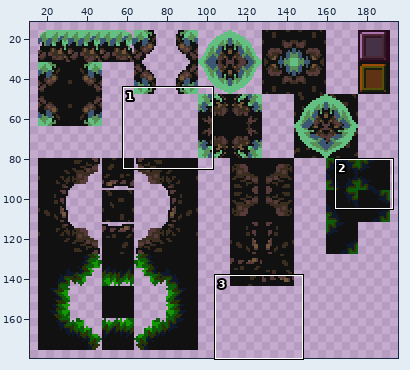
One commit to this sprite sheet: assets/tilemaps/SheetB.png. Above, an overview of the earlier version with the close-up marked.
Close-up. Before:
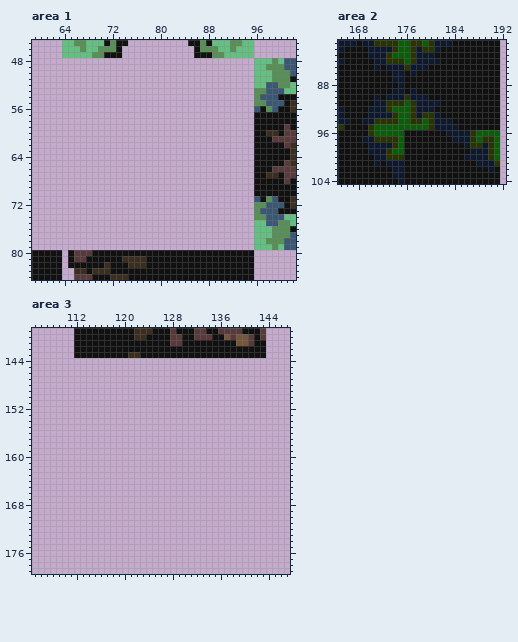
The file is 220x192 pixels. Shown: area 1: x 59..102, y 45..84; area 2: x 165..192, y 81..104; area 3: x 105..147, y 139..179. The wide view leaves out empty margins.
After:
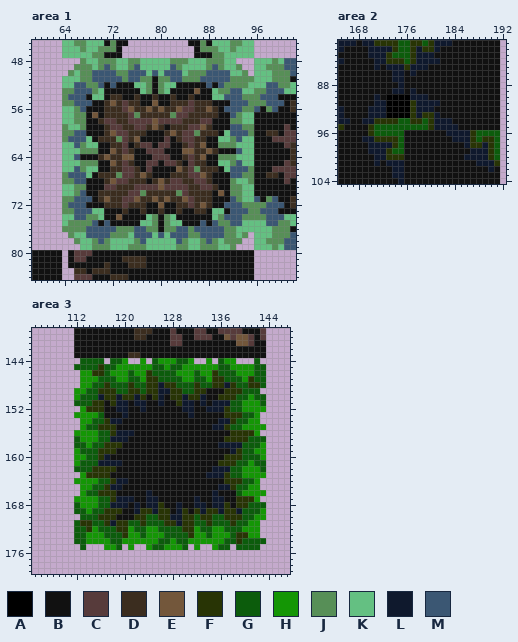
Palette (. is transparent): A #000000  B #111111  C #573b3b  D #3b2d1f  E #73573b  F #283405  G #0c5c0c  H #149605  J #578f57  K #64c082  L #0f192d  M #3b5773
What changed:
--- area 1
@@ x 59..102 @@
 47 .....KKKKKJJBBB............BBBJJKKKKK.......
-48 .....................................KKKJKMM
-49 .....................................KKJJJMM
-50 .....................................KKKJJJM
-51 .....................................KKKJJJB
-52 .....................................KKMMJJK
-53 .....................................JJMMMKK
-54 .....................................JMMMBBB
-55 .....................................JJMMMBD
-56 .....................................MBJMBBD
-57 .....................................BBBBBBB
-58 .....................................BBBBBBB
-59 .....................................BBBBBCB
-60 .....................................BBDDBCC
-61 .....................................BBBCCCC
-62 .....................................BBBBBCD
-63 .....................................BBBBBBD
-64 .....................................BBBBBBD
-65 .....................................BBBBBCD
-66 .....................................BBBCCCC
-67 .....................................BBDDBCC
-68 .....................................BBBBBCB
-69 .....................................BBBBBBB
-70 .....................................BBBBBBB
-71 .....................................MBJMBBD
-72 .....................................JJMMMBD
-73 .....................................JMMMBBB
-74 .....................................JJMMMKK
-75 .....................................KKMMJJK
-76 .....................................KKKJJJB
-77 .....................................KKKJJJM
-78 .....................................KKJJJMM
-79 .....................................KKKJKMM
+48 ........JKKJJJKKJJKKKKKJJJKKKJJJKK...KKKJKMM
+49 .......JJJKJMJKKJMKKKKKMJKKKKJMJKKJ..KKJJJMM
+50 ......JKJJMMMMJJMMMKMKMMMKJJJMMMMKKJ.KKKJJJM
+51 .....KKKJJMMMMMJMMJJBJJMMJJJMMMMMJJJJKKKJJJB
+52 .....KKMMJJMBMBBBKKJBJKKBBBBBMBMJJJJKKKMMJJK
+53 .....JJMMMJKBBBBBBKJBJKBBBBEBBKJJMMKKJJMMMKK
+54 .....JMMMBKKBDDBBDBBDBBDBBDBBBKKMMMJJJMMMBBB
+55 .....JJMMMBBDEDCDDBBEBBDDDCDDDBBBMMMJJJMMMBD
+56 .....KKJMBBBDDDCEDDEDEDDECCDDEDBMMMJJMBJMBBD
+57 .....KKJJBEBDDDDCJDDDDDJCCDDDDDBBMJKKBBBBBBB
+58 .....KKJJBBDCCDDCCCCECCCCDDDCCBBBJJKKBBBBBBB
+59 .....JKKJBBBDCCDDCCDEDBDDDCCEDBBBMMJJBBBBBCB
+60 .....JJMMBBBDECCDDDBBBDEDCCJDDDBKMMMJBBDDBCC
+61 .....JMMMKBDDDJCDEBBBBCBDCCDDBBKKJMKKBBBCCCC
+62 .....KKMJKKBBDDCBDCCBCCBBDCDEBBJJJKKKBBBBBCD
+63 .....KKKJJJBBEDCDBBCCCBBBEEDDEDBBBMKKBBBBBBD
+64 .....KKMBBBDEDDEEBBBCCCBBDCDEBBJJJKKKBBBBBBD
+65 .....KKKJJJBBEDCDBBCCBCCDBCDDBBKKJMKKBBBBBCD
+66 .....KKMJKKBBDDCCDBCBBBBEDCJDDDBKMMMJBBBCCCC
+67 .....JMMMKBDDDJCCDEDBBBDDDCCEDBBBMMJJBBDDBCC
+68 .....JJMMBBBDECCDDDBDEDCCDDCCDBBBJKKJBBBBBCB
+69 .....KKJJBBBCCDDDCCCCECCCCDDCCDBBJJKKBBBBBBB
+70 .....KKJMBBDDDDDCCJDDDDDJCDDDDBEBJJKKBBBBBBB
+71 .....JJMMMBDEDDCCEDDEDEDDECDDDBBBMJKKMBJMBBD
+72 .....JMMMBBBDDDCDDDBBEBBDDCDEDBBMMMJJJJMMMBD
+73 .....JJMMMKKBBBDBBDBBDBBDBBDDBKKBMMMJJMMMBBB
+74 .....KKMMJJKBBEBBBBKJBJKBBBBBBKJMMMJJJJMMMKK
+75 .....KJJJJMBMBBBBBKKJBJKKBBBMBMJJMMKKKKMMJJK
+76 .....JJJJMMMMMJJJMMJJBJJMMJMMMMMJJKKKKKKJJJB
+77 ......JKKMMMMJJJKMMMKMKMMMJJMMMMJJKJ.KKKJJJM
+78 .......JKKJMJKKKKJMKKKKKMJKKJMJKJJJ..KKJJJMM
+79 ........KKJJJKKKJJJKKKKKJJKKJJJKKJ...KKKJKMM
 80 BBBBB.BCCCBBBBBBBBBBBBBBBBBBBBBBBBBBB.......
--- area 2
@@ x 171..178 @@
  89 BBBLLBLB
- 90 LBLLLFLL
- 91 LLFFFGFL
- 92 LLFGGGFL
- 93 LLLFGGFL
+ 90 LBAAAALL
+ 91 LLAAAAFL
+ 92 LLAAAAFL
+ 93 LLAAAAFL
  94 FFFFGGFF
--- area 3
@@ x 105..147 @@
 143 .......BBBBBBBBBDDBBBBBBBBBBBBBBBBBBBBB....
-144 ...........................................
-145 ...........................................
-146 ...........................................
-147 ...........................................
-148 ...........................................
-149 ...........................................
-150 ...........................................
-151 ...........................................
-152 ...........................................
-153 ...........................................
-154 ...........................................
-155 ...........................................
-156 ...........................................
-157 ...........................................
-158 ...........................................
-159 ...........................................
-160 ...........................................
-161 ...........................................
-162 ...........................................
-163 ...........................................
-164 ...........................................
-165 ...........................................
-166 ...........................................
-167 ...........................................
-168 ...........................................
-169 ...........................................
-170 ...........................................
-171 ...........................................
-172 ...........................................
-173 ...........................................
-174 ...........................................
-175 ...........................................
+144 ........GGGG.GGH..H.GHHHGGH..H.GHH...G.....
+145 .......GGGGFGGHHHHHHGGHGGHHHHHHGGHHHHGG....
+146 ........HHFFGHHHGHHFGGGGHHHGHHFGGGHHHGG....
+147 ........HHHGGGHHGGHFFGGGGHHGGHFFGGGHFGG....
+148 ........HHGGFGGGFGGFFLFFGGGFGGFFLFGGFFG....
+149 .......HHGGFFFGGFFGFFLLFFGGFFBBBFFFGGG.....
+150 .......HGGGLFFLFFLFBFLBFFLFFLBBFFFGGHGG....
+151 .......GGGFFBFLLBLLBBLBBFLLBLBLLLGGHHHG....
+152 ........HFFFBBLLBBLBBBBBBLLBBLLLFGGHHHH....
+153 .......HHHHGBBBLBBBBBBBBBBLBBBBBFFFGGH.....
+154 ........HHGGFLLBBBBBBBBBBBBBBBBLLFGGHH.....
+155 ........HGGFFFBBBBBBBBBBBBBBBBLLFGGHHHH....
+156 .......HHHHGGFLLLBBBBBBBBBBBBBBBBFFFFH.....
+157 .......GHHHGGLLLBBBBBBBBBBBBBBBBFFFFGGG....
+158 .......GGHGGFFFBBBBBBBBBBBBBBBBLLLLGGGH....
+159 .......HGGGFFFBBBBBBBBBBBBBBBBBBBLFGGHH....
+160 .......HHGGFLBBBBBBBBBBBBBBBBBBBFFFGGGH....
+161 .......HGGGLLLLBBBBBBBBBBBBBBBBFFFGGHGG....
+162 .......GGGFFFFBBBBBBBBBBBBBBBBLLLGGHHHG....
+163 ........HFFFFBBBBBBBBBBBBBBBBLLLFGGHHHH....
+164 .......HHHHGGFLLBBBBBBBBBBBBBBBBFFFGGH.....
+165 ........HHGGFLLBBBBBBBBBBBBBBBBLLFGGHH.....
+166 ........HGGFFFBBBBBLBBBBBBBBBBLBBBGHHHH....
+167 .......HHHHGGFLLLBBLLBBBBBBLBBLLBBFFFH.....
+168 .......GHHHGGLLLBLBLLFBBLBBLLBLLFBFFGGG....
+169 .......GGHGGFFFBBLFFLFFBLFBFLFFLFFLGGGH....
+170 ........GGGFFFBBBFFGGFFLLFFGFFGGFFFGGHH....
+171 .......GFFGGFLFFGGFGGGFFLFFGGFGGGFGGHH.....
+172 .......GGFHGGGFFHGGHHGGGGFFHGGHHGGGHHH.....
+173 .......GGHHHGGGFHHGHHHGGGGFHHGHHHGFFHH.....
+174 .......GGHHHHGGHHHHHHGGHGGHHHHHHGGFGGGG....
+175 ........G...HHG.H..HGGHHHG.H..HGG.GGGG.....
 176 ...........................................
